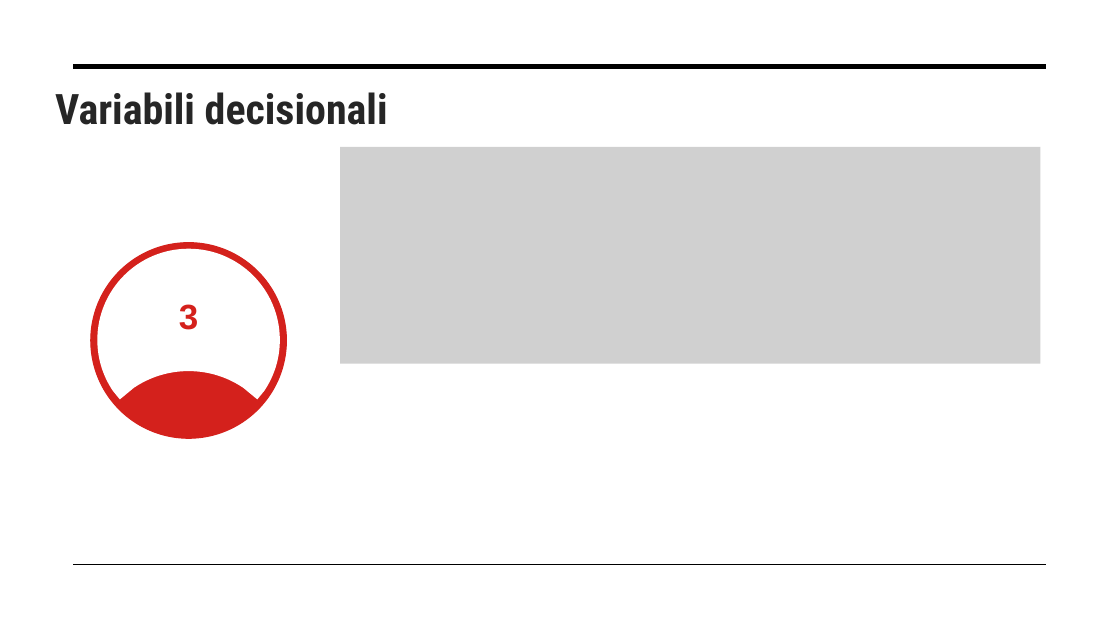
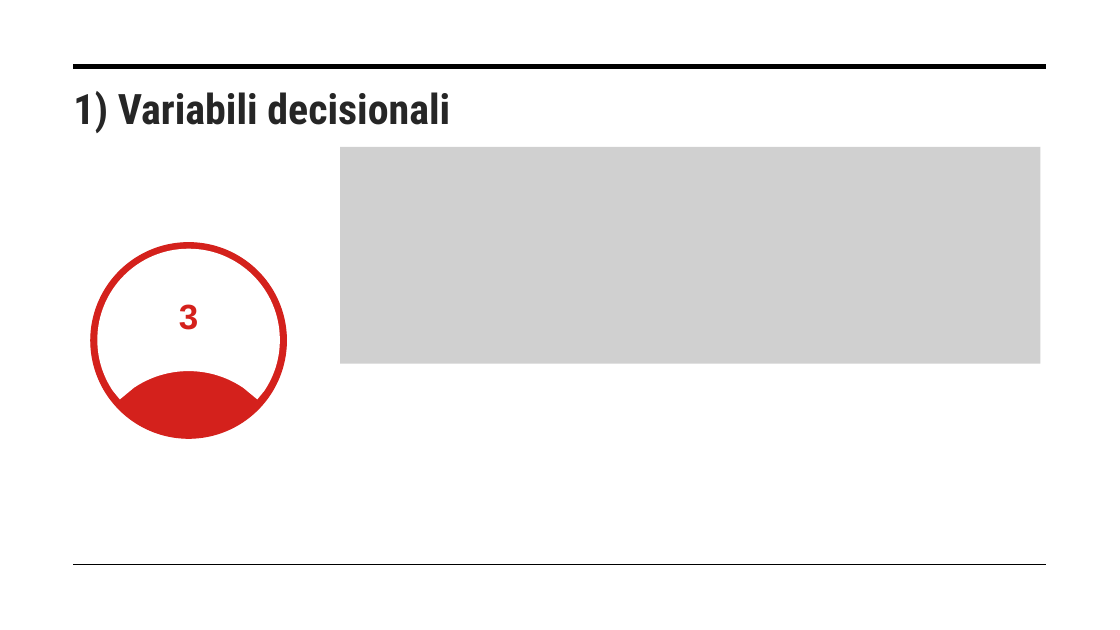
Before and after one commit to exo404/OptimizeDatacenter_Hashcode2015, a slide deck: slide 13 of Optimize Datacenter.pptx. Drawn at 1120x630 pixels with LibreOffice and Linux fonts; fonts in the diff are those of the drawing; grey boxes stand for pictures. Boxes give left, top, right and bottom in pixels: in the first picture for what was removed or moved away, otherwise in the second. Text is boxed around its words. In the diff, an @@ line names an element or a change of style, - is before the commit and + after.

```diff
--- a/Optimize Datacenter.pptx
+++ b/Optimize Datacenter.pptx
@@ text at (73, 91, 450, 133): text changed @@
-Variabili decisionali
+1) Variabili decisionali
```
Also in this commit, not shown: 24 other slides changed.
